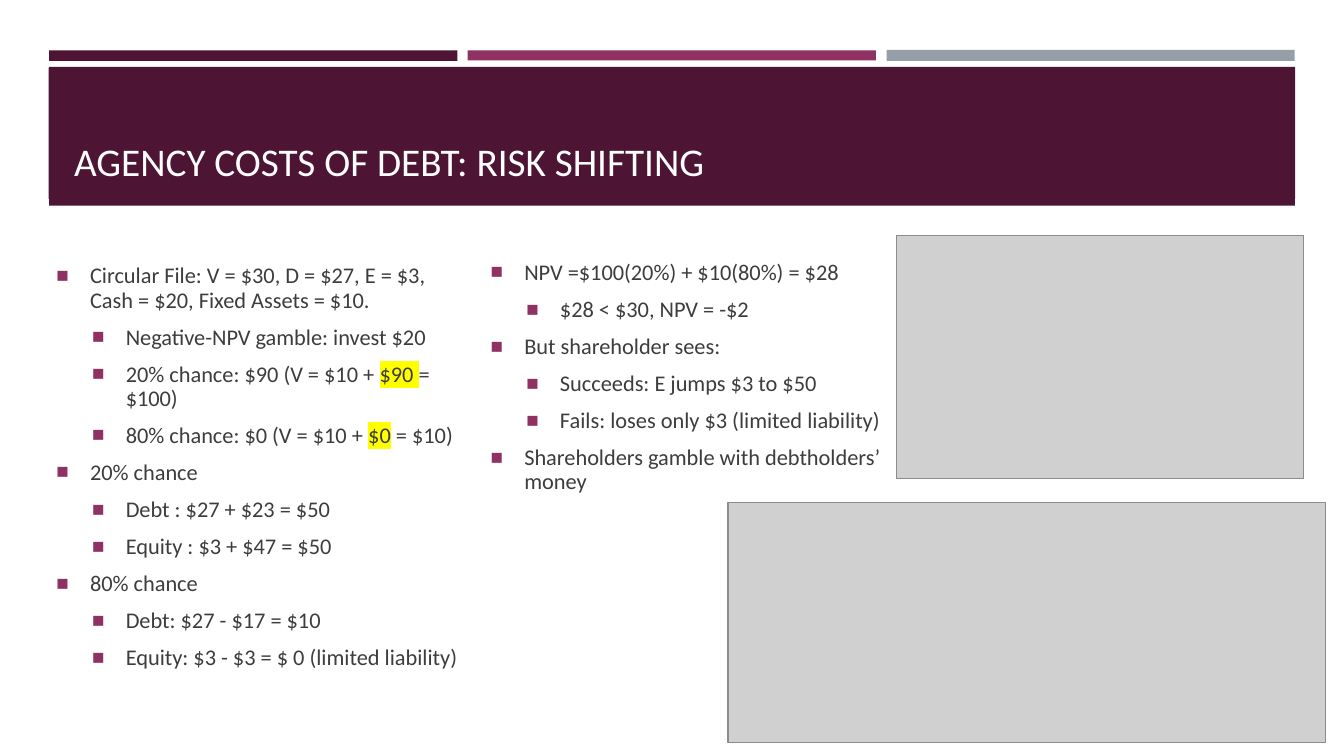
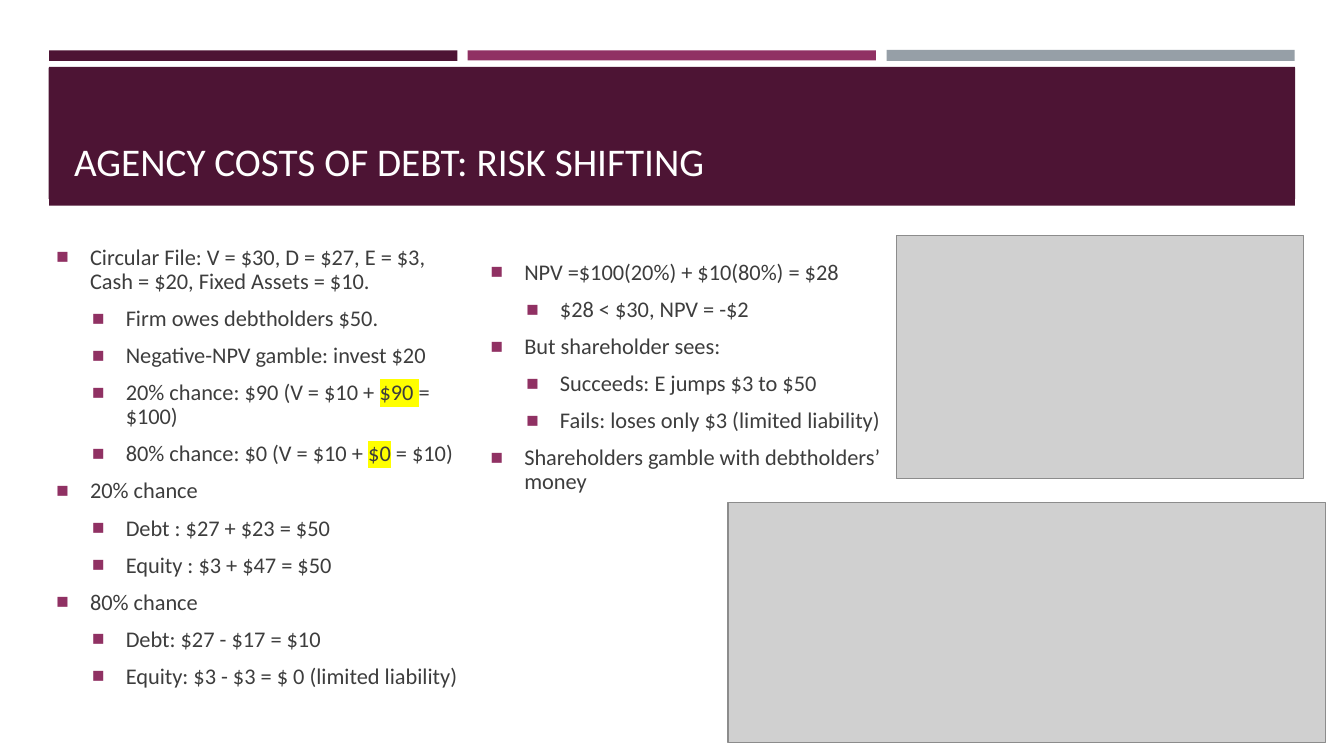
Before and after one commit to kennethkhoocy/teaching, a slide deck: slide 36 of CorpFin/9. Capital Structures and MM.pptx. Drawn at 1344x756 pixels with LibreOffice and Linux fonts; fonts in the diff are those of the drawing; grey boxes stand for pictures. Boxes give left, top, right and bottom in pixels: in the first picture for what was removed or moved away, otherwise in the second. Text is boxed around its words. In the diff, an @@ line names an element or a change of style, - is before the commit and + after.

Commit message:
sync: 2026-03-20 16:00:15

```diff
--- a/CorpFin/9. Capital Structures and MM.pptx
+++ b/CorpFin/9. Capital Structures and MM.pptx
@@ text at <box>126,310,379,329</box>: paragraph added @@
+  ■ Firm owes debtholders $50.
```
